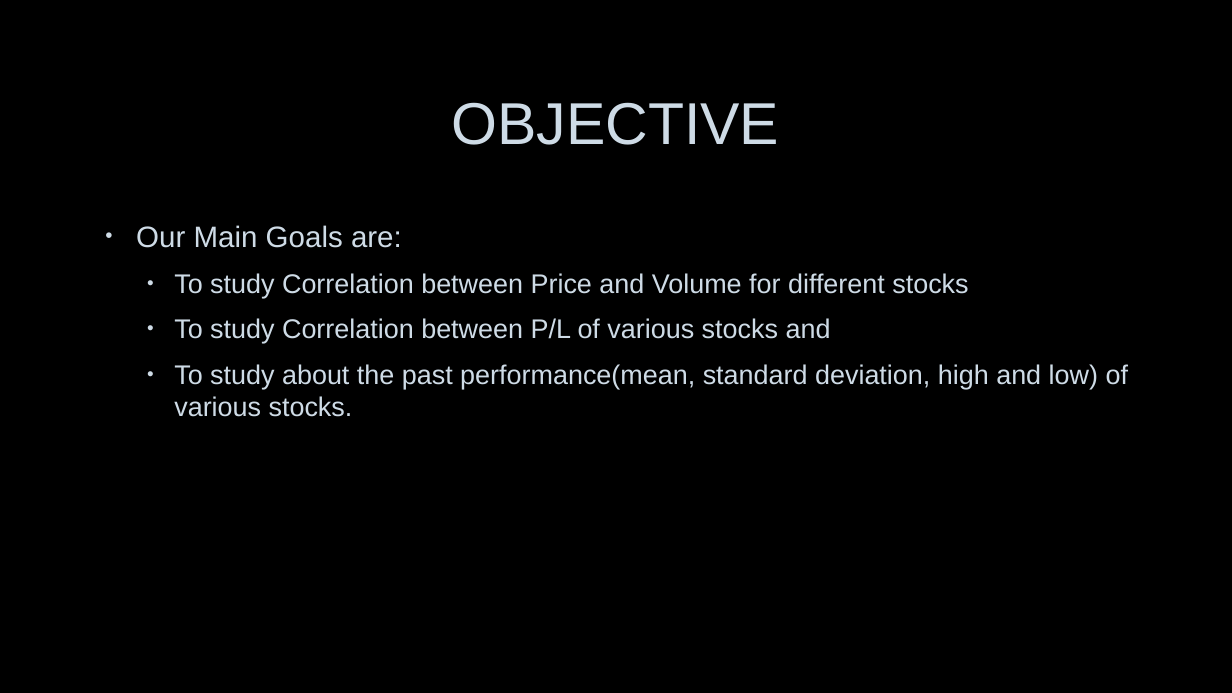
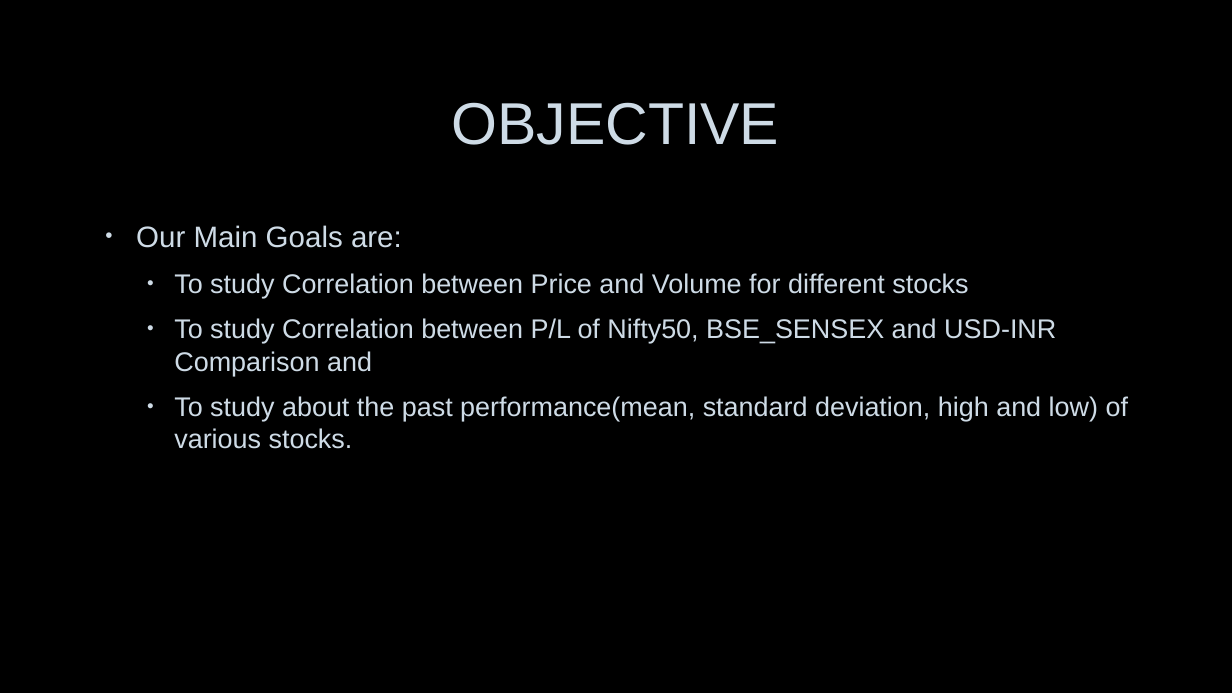
Before and after one commit to abhi-824/probability_stats, a slide deck: slide 2 of ps_project_abhinandan_sharma_2k19mc005_chetan_2k19mc034.pptx. Drawn at 1232x693 pixels with LibreOffice and Linux fonts; fonts in the diff are those of the drawing; background and template pictures are left out. Boxes give left, top, right and bottom in pixels: in the first picture for what was removed or moved away, otherwise in the second. Text is boxed around its words. In the diff, an @@ line names an element or a change of style, - is before the commit and + after.

```diff
--- a/ps_project_abhinandan_sharma_2k19mc005_chetan_2k19mc034.pptx
+++ b/ps_project_abhinandan_sharma_2k19mc005_chetan_2k19mc034.pptx
@@ text at <box>174,318,1056,376</box>: text changed @@
-  • To study Correlation between P/L of various stocks and
+  • To study Correlation between P/L of Nifty50, BSE_SENSEX and USD-INR Comparison and
```
Also in this commit, not shown: 7 other slides changed, 1 slide added, 1 other file.
